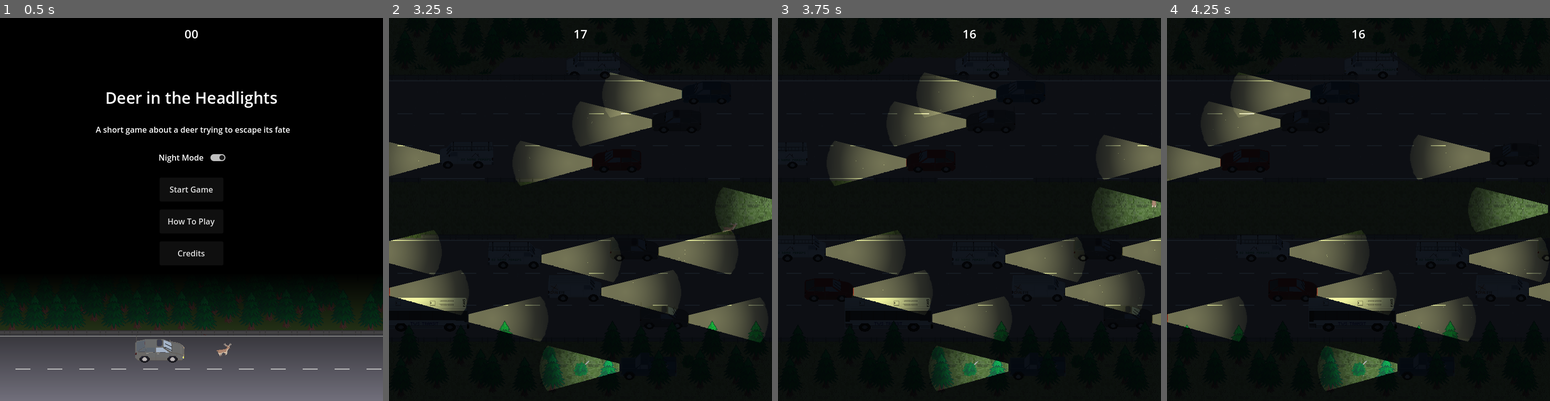
Above: before the commit, frames 1-4 (left to right).
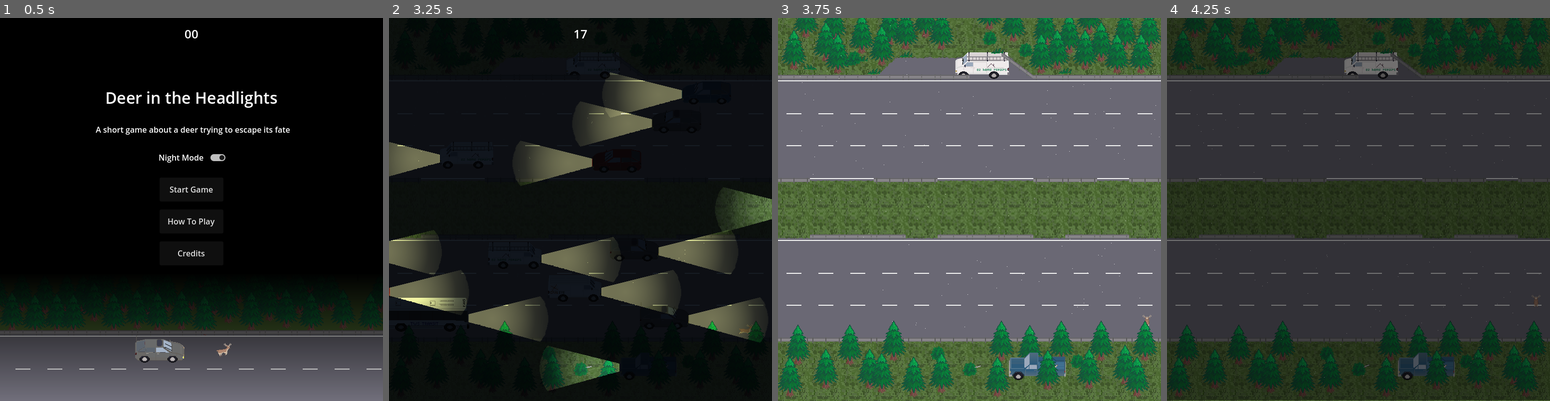
Above: after the commit, the same moments.

Repository: Pedro-T/deer-in-the-headlights
Game: Godot game, scene res://Main.tscn
Two runs of this game, one before a commit and one after it. Both use one fixed random seed, a clock stepped at 60 frames per second and the inputs below.
Inputs:
- Up to frame 1 (0.5 s): no input
- Up to frame 2 (3.25 s): click "Start Game" at 0.5 s; hold D (move_right) 1.28-2.03 s; hold S (move_down) 2.03-2.78 s; hold D (move_right) from 2.78 s (still down)
- Up to frame 3 (3.75 s): release D (move_right) at 3.53 s; hold W (move_up) from 3.53 s (still down)
- Up to frame 4 (4.25 s): keep holding W (move_up)

Frame 1 is identical in both runs. In frame 2, less than 0.1% of the frame differs, in the area x 51-95%, y 53-92%; in frame 3, 99%, in the area x 0-100%, y 0-100%; in frame 4, 94%.

Commit message:
remove unused function

Diff:
--- a/deer-in-the-headlights/player/player.gd
+++ b/deer-in-the-headlights/player/player.gd
@@ -1,7 +1,7 @@
 class_name Player extends CharacterBody2D
 
-const MOVE_SPEED: float = 256.0 # pixels per second
-const SPAWN_POSITION: Vector2 = Vector2(376, 392)
+const MOVE_SPEED: float = 80.0 # pixels per second
+const SPAWN_POSITION: Vector2 = Vector2(620, 620)
 const STATE_DOWNGRADE_MAP: Dictionary = {
     PlayerState.RUN_NORTH: PlayerState.IDLE_NORTH,
     PlayerState.RUN_EAST: PlayerState.IDLE_EAST,
@@ -11,9 +11,6 @@
 
 
 var state: PlayerState = PlayerState.IDLE_SOUTH
-
-func _ready() -> void:
-    pass
 
 func intro() -> void:
     position = SPAWN_POSITION
